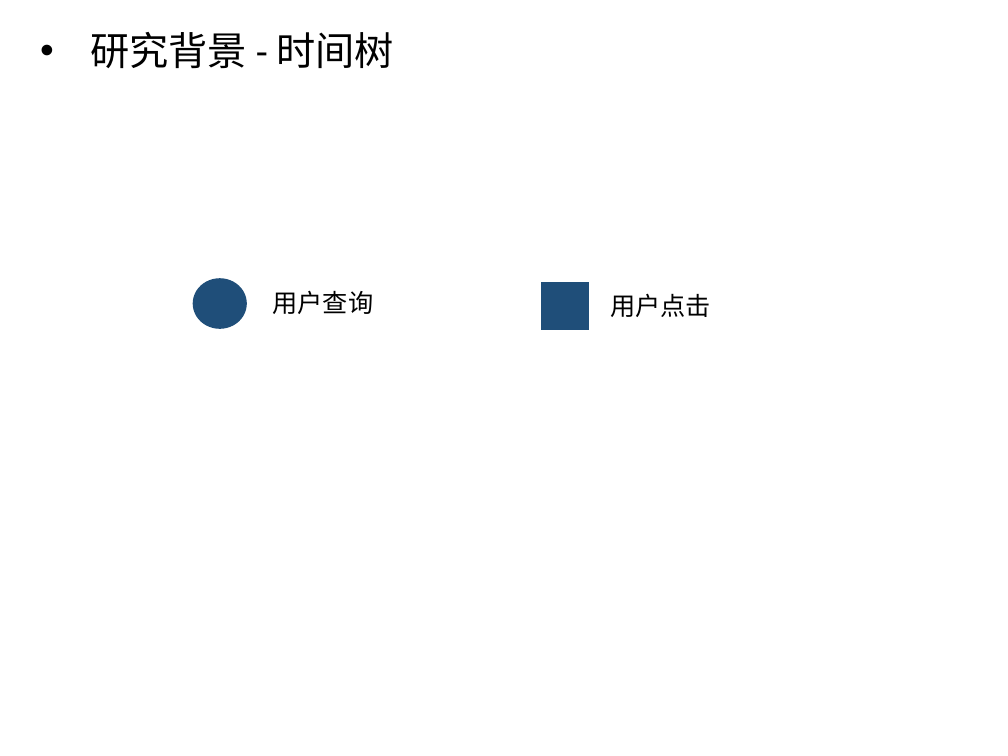
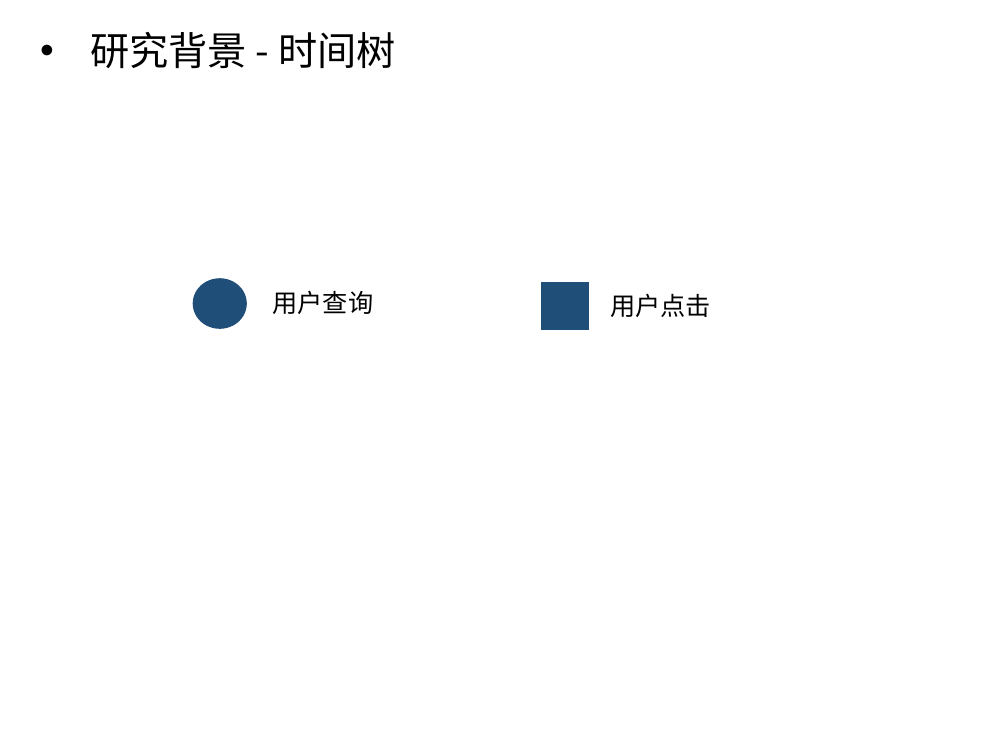
Before and after one commit to luxurymask/recommendation, a slide deck: slide 6 of phase5/答辩ppt.pptx. Drawn at 1008x756 pixels with LibreOffice and Linux fonts; fonts in the diff are those of the drawing. Boxes give left, top, right and bottom in pixels: in the first picture for what was removed or moved away, otherwise in the second. Text is boxed around its words. In the diff, an @@ line names an element or a change of style, - is before the commit and + after.

```diff
--- a/phase5/答辩ppt.pptx
+++ b/phase5/答辩ppt.pptx
@@ text "研究背景 - 时间树" at [91, 32, 395, 69]: font Calibri to Noto Sans CJK SC @@
```
Also in this commit, not shown: 25 other slides changed.
